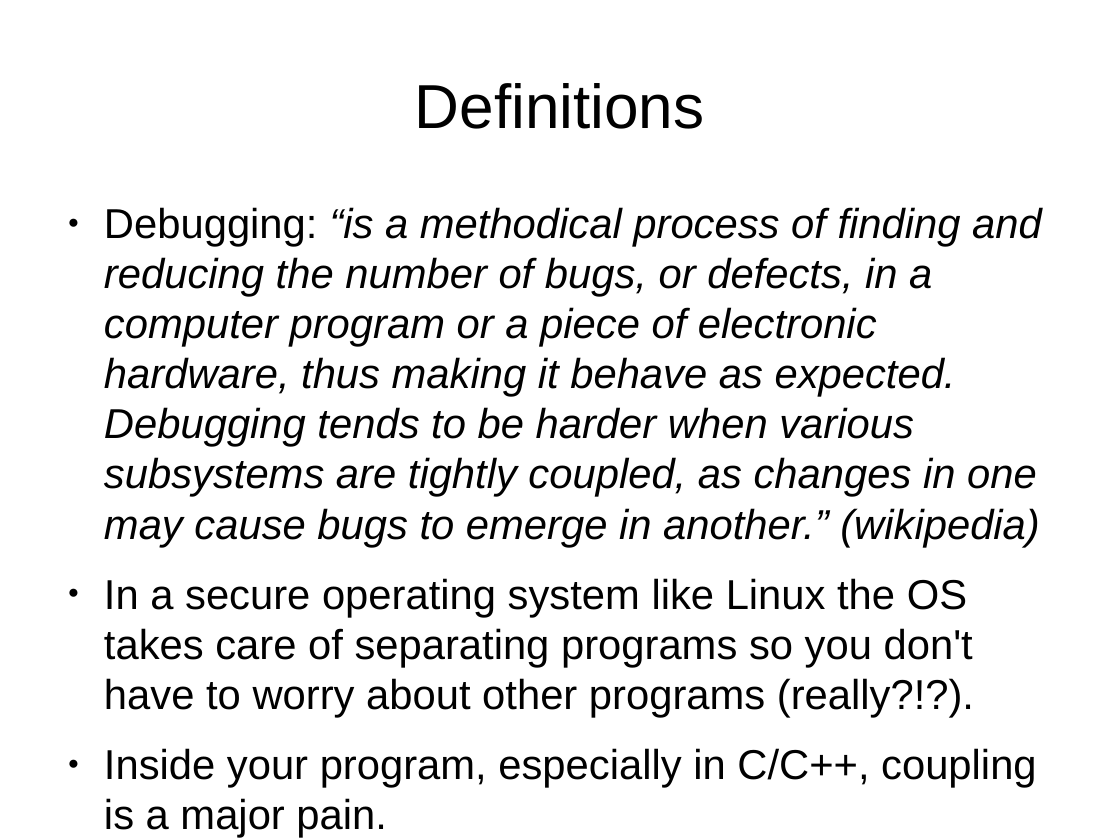
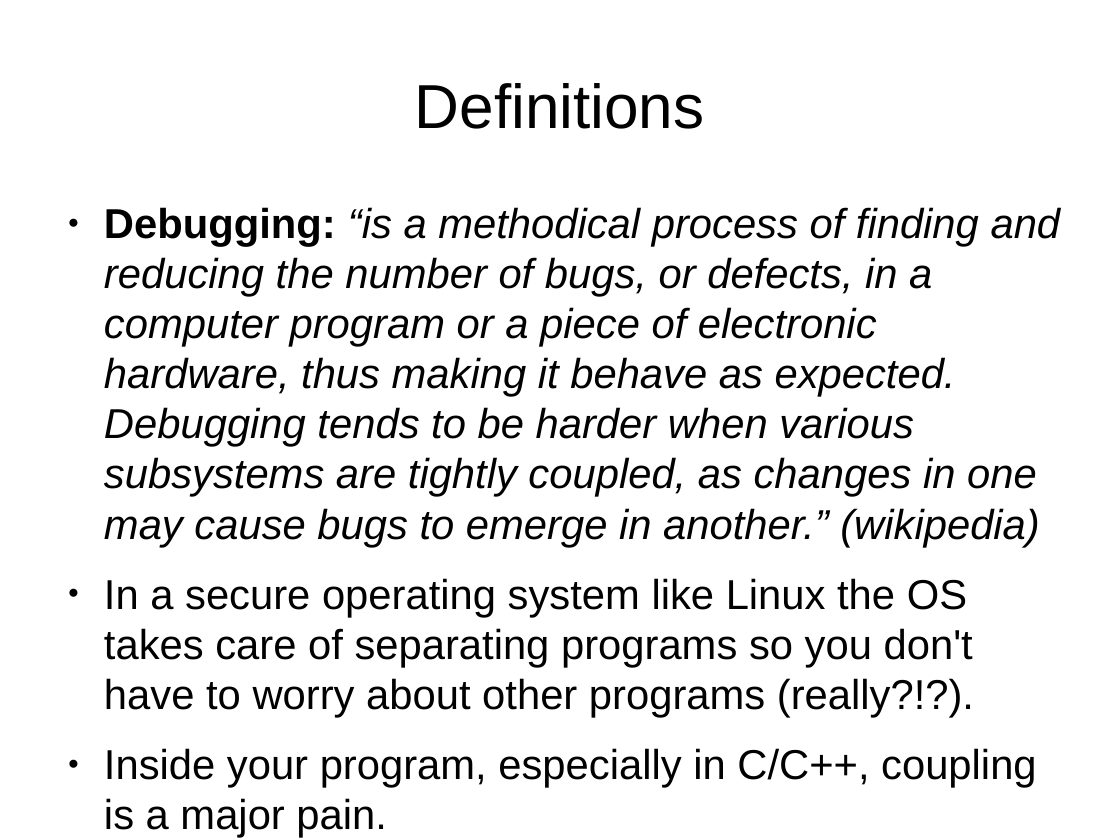
Before and after one commit to kalmuthu/slides, a slide deck: slide 5 of odp/gdb.odp (slide 4 before the commit). Drawn at 1120x840 pixels with LibreOffice and Linux fonts; fonts in the diff are those of the drawing. Boxes give left, top, right and bottom in pixels: in the first picture for what was removed or moved away, otherwise in the second. Text is boxed around its words. In the diff, an @@ line names an element or a change of style, - is before the commit and + after.

```diff
--- a/odp/gdb.odp
+++ b/odp/gdb.odp
@@ text at (104,207,1061,547): bold on in "Debugging:" @@
```
Also in this commit, not shown: 4 other slides changed, 11 slides added, 1 slide removed.
